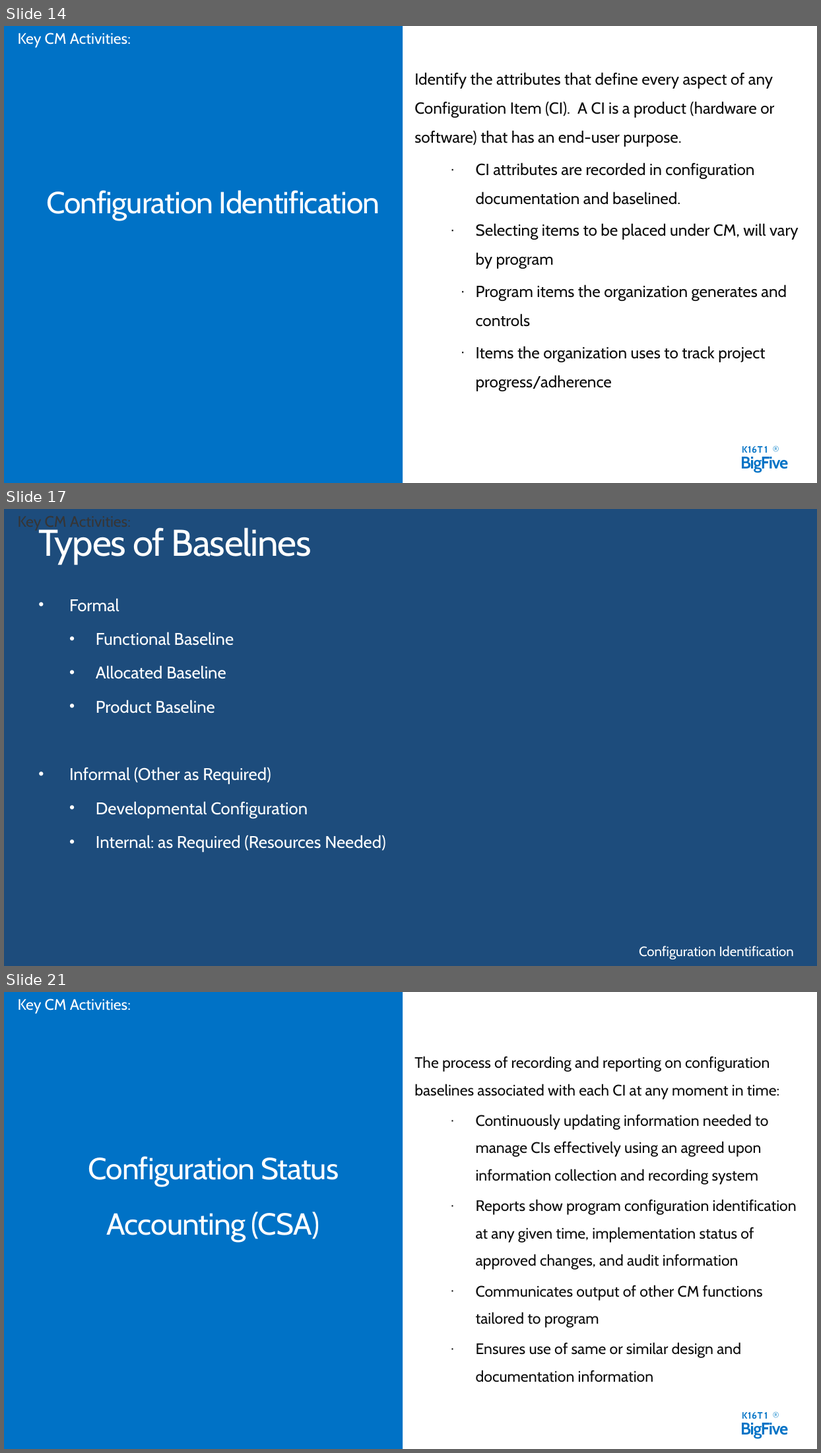
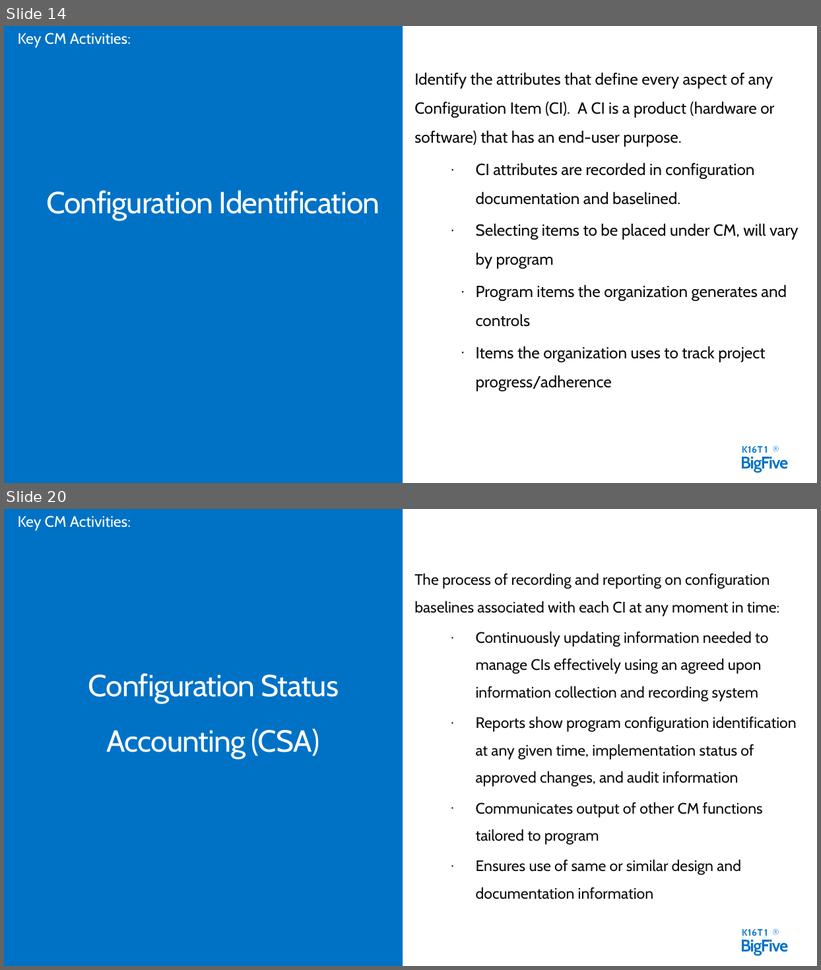
Before and after one commit to daotk/cdkpt, a slide deck: SPQM/Team Assignment/Final/CM_Final_0501.pptx. Shown one above the other, each under a label of ours: slides 14, 17 and 21 before the commit, slides 14 and 20 after it; the slides between them are not shown. The pictures are 821x1453 and 821x970 pixels, drawn with LibreOffice and Linux fonts; fonts in the diff are those of the drawing. Boxes give left, top, right and bottom in pixels: in the first picture for what was removed or moved away, otherwise in the second. Text is boxed around its words. In the diff, an @@ line names an element or a change of style, - is before the commit and + after.

```diff
--- a/SPQM/Team Assignment/Final/CM_Final_0501.pptx
+++ b/SPQM/Team Assignment/Final/CM_Final_0501.pptx
@@ slide 17 removed at [4,509,817,966], background #1D4C7C @@
@@ text removed at [18,516,67,531] @@
-Key CM Activities:
@@ title removed at [38,524,312,564] @@
-Types of Baselines
@@ text removed at [69,598,385,852] @@
-• Formal
-  • Functional Baseline
-  • Allocated Baseline
-  • Product Baseline
-• Informal (Other as Required)
-  • Developmental Configuration
-  • Internal: as Required (Resources Needed)
@@ text removed at [639,946,794,960] @@
-Configuration Identification
@@ what was slide 21 is now slide 20 @@
```
Also in this commit, not shown: 7 slides changed.
